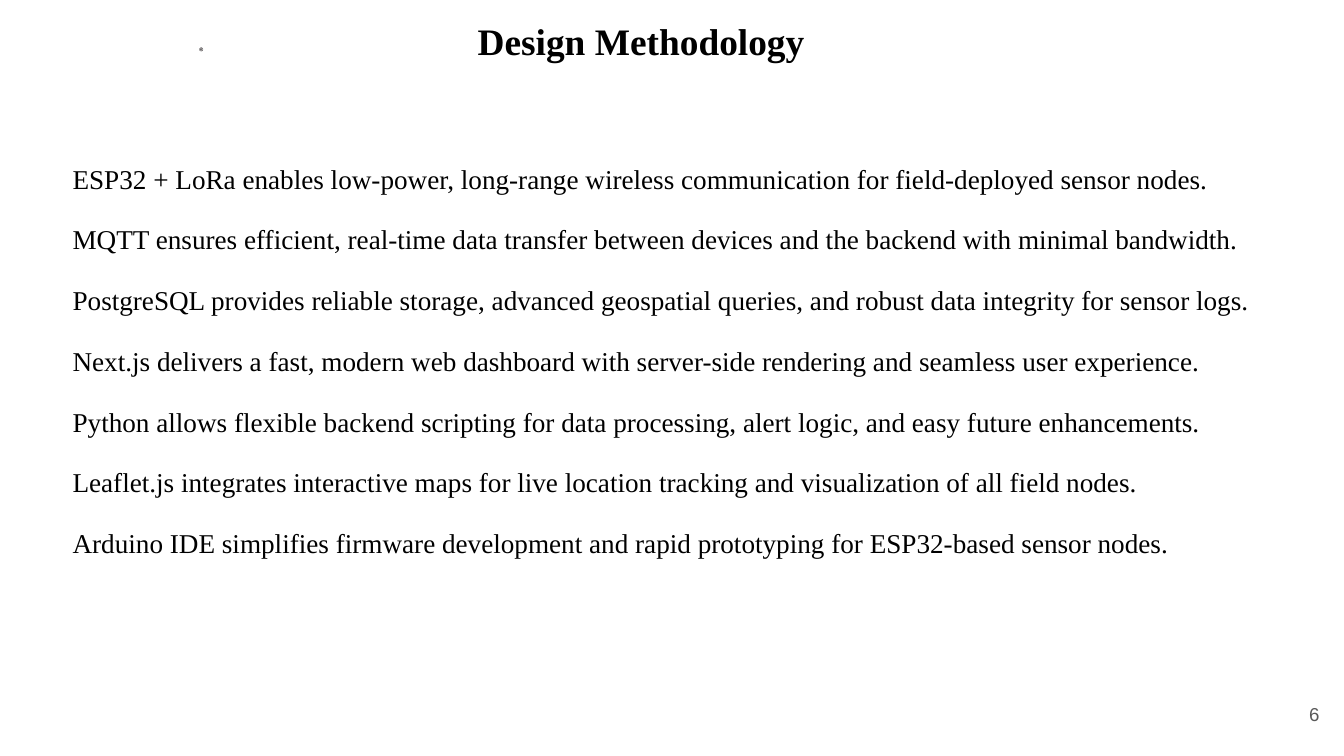
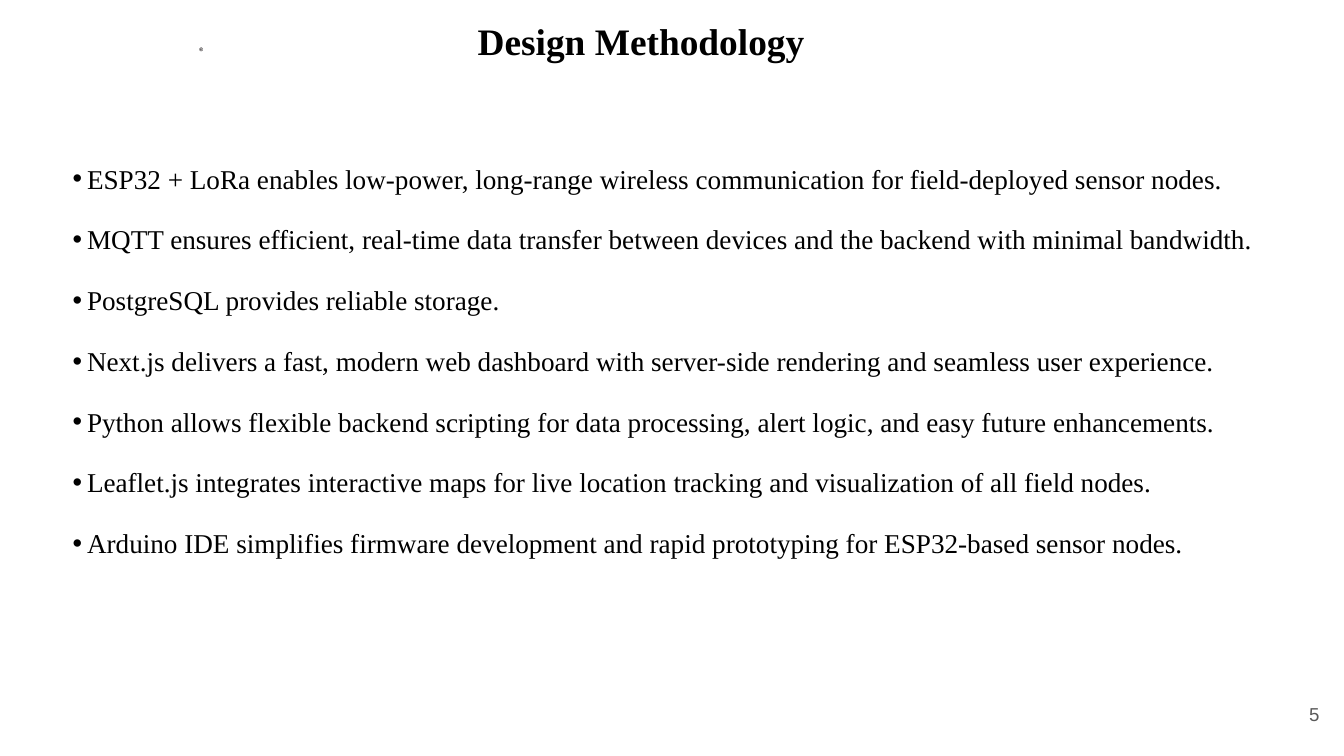
Before and after one commit to rajeshacu/LoRa-based-Location-tracking-and-Fall-detection-System, a slide deck: slide 5 of Phase II Major Project(1).pptx (slide 6 before the commit). Drawn at 1344x756 pixels with LibreOffice and Linux fonts; fonts in the diff are those of the drawing; background and template pictures are left out. Boxes give left, top, right and bottom in pixels: in the first picture for what was removed or moved away, otherwise in the second. Text is boxed around its words. In the diff, an @@ line names an element or a change of style, - is before the commit and + after.

```diff
--- a/Phase II Major Project(1).pptx
+++ b/Phase II Major Project(1).pptx
@@ text at box(87, 170, 1251, 559): bullet none to • @@
@@ text at box(87, 291, 499, 315): text changed @@
-PostgreSQL provides reliable storage, advanced geospatial queries, and robust data integrity for sensor logs.
+• PostgreSQL provides reliable storage.
@@ page number at box(1309, 708, 1319, 721): text changed @@
-6
+5
```
Also in this commit, not shown: 17 other slides changed, 1 slide added, 2 slides removed, 3 other files.
